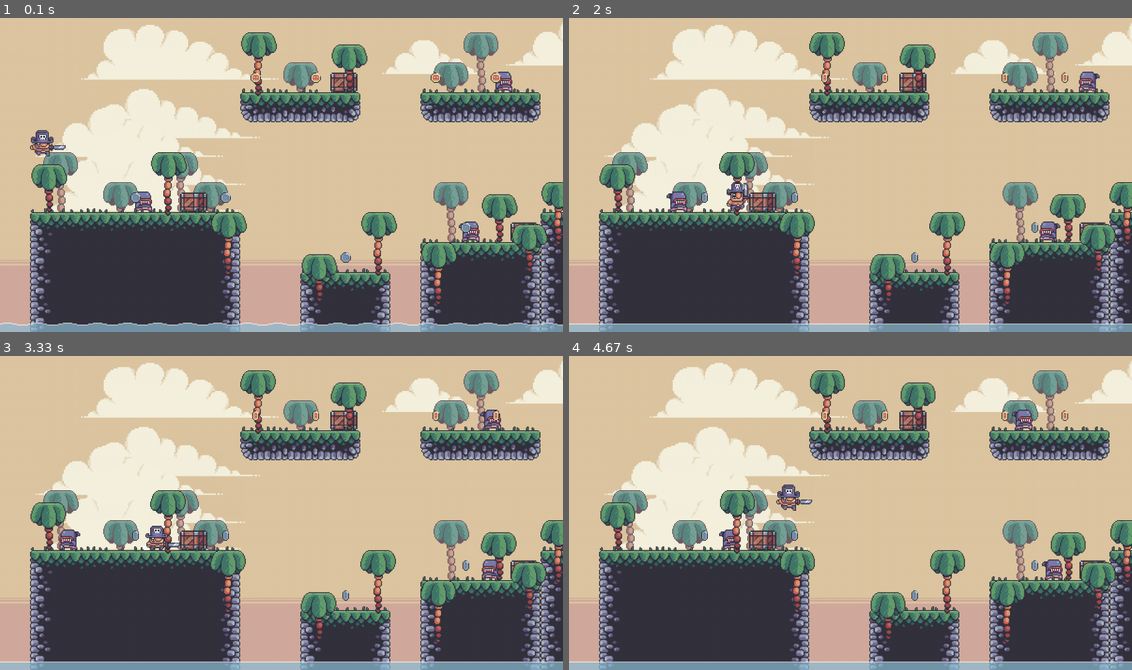
Above: before the commit, frames 1-4 (two rows, left to right).
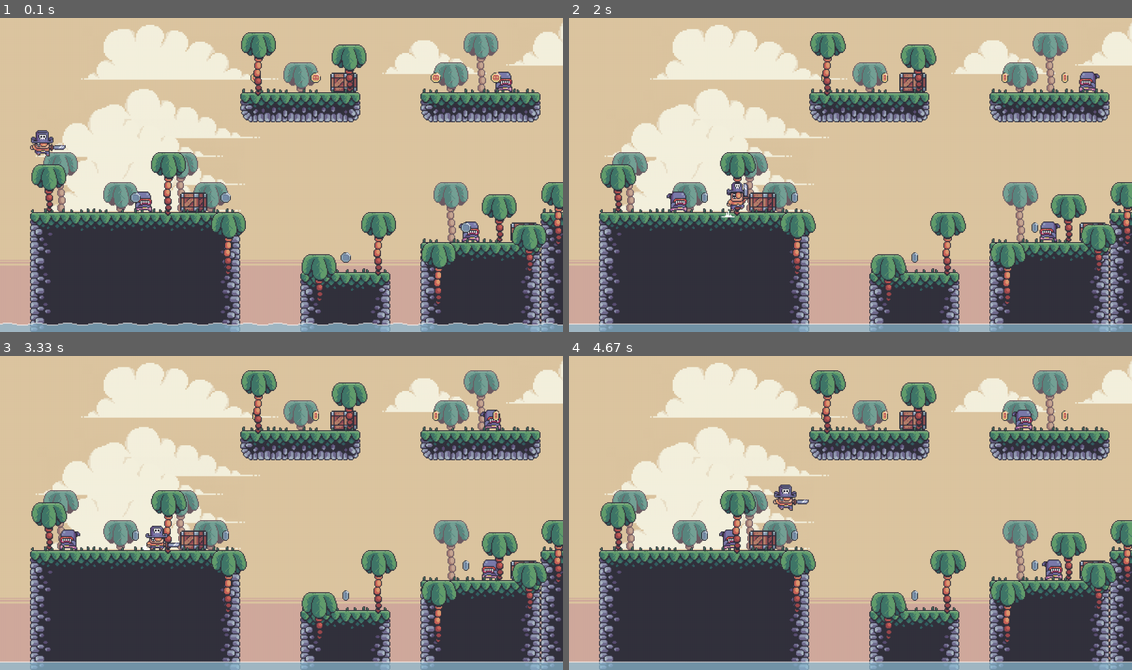
Above: after the commit, the same moments.

Repository: danieldemedziuk/pygame_mario
Game: pygame game, started from code/main.py
The game is run twice, just before and just after one commit, with the same random seed, the same clock (stepped at 60 frames per second) and the same inputs.
Inputs:
- Up to frame 1 (0.1 s): no input
- Up to frame 2 (2 s): hold Right 0.33-0.8 s; hold Right 0.83-1.3 s; tap Space at 0.9, 1.2, 1.4, 1.7, 1.97 s; hold Right 1.33-1.87 s; hold Right from 1.9 s (still down)
- Up to frame 3 (3.33 s): tap Space at 2.27, 2.4, 2.7, 3.07 s; release Right at 2.3 s; hold Right 2.33-2.97 s; hold Right from 3 s (still down)
- Up to frame 4 (4.67 s): tap Space at 3.37, 3.57, 3.87, 4.07, 4.37, 4.57 s; release Right at 3.47 s; hold Right 3.5-3.97 s; hold Right 4-4.47 s; hold Right from 4.5 s (still down)

The runs differ from the first frame. In frame 1, 0.7% of the frame differs, in the area x 5-100%, y 7-84%; in frame 2, 0.7%; in frame 3, 0.6%; in frame 4, 1.0%.

Commit message:
added player - repair fg palms

Diff:
--- a/code/decoration.py
+++ b/code/decoration.py
@@ -1,5 +1,5 @@
+from settings import vertical_tile_number, tile_size, screen_width
 import pygame
-from settings import vertical_tile_number, tile_size, screen_width
 from tiles import AnimatedTile, StaticTile
 from support import import_folder
 from random import choice, randint
@@ -32,7 +32,7 @@
     def __init__(self, top, level_width):
         water_start = -screen_width
         water_tile_width = 192
-        tile_x_amount = int((level_width + screen_width) / water_tile_width)
+        tile_x_amount = int((level_width + screen_width * 2) / water_tile_width)
         self.water_sprites = pygame.sprite.Group()
 
         for tile in range(tile_x_amount):
--- a/code/level.py
+++ b/code/level.py
@@ -1,6 +1,6 @@
 import pygame
 from support import import_csv_layout, import_cut_graphics
-from settings import tile_size, screen_width, screen_height
+from settings import tile_size, screen_height, screen_width
 from tiles import Tile, StaticTile, Crate, Coin, Palm
 from enemy import Enemy
 from decoration import Sky, Water, Clouds
@@ -13,6 +13,7 @@
         # general setup
         self.display_surface = surface
         self.world_shift = 0
+        self.current_x = None
 
         # player
         player_layout = import_csv_layout(level_data['player'])
@@ -22,6 +23,7 @@
 
         # dust
         self.dust_sprite = pygame.sprite.GroupSingle()
+        self.player_on_ground = False
 
         # terrain setup
         terrain_layout = import_csv_layout(level_data['terrain'])
@@ -31,7 +33,7 @@
         grass_layout = import_csv_layout(level_data['grass'])
         self.grass_sprites = self.create_tile_group(grass_layout, 'grass')
 
-        # creates
+        # crates
         crate_layout = import_csv_layout(level_data['crates'])
         self.crate_sprites = self.create_tile_group(crate_layout, 'crates')
 
@@ -53,7 +55,7 @@
 
         # constraint
         constraint_layout = import_csv_layout(level_data['constraints'])
-        self.constraint_sprites = self.create_tile_group(constraint_layout, 'constraints')
+        self.constraint_sprites = self.create_tile_group(constraint_layout, 'constraint')
 
         # decoration
         self.sky = Sky(8)
@@ -66,7 +68,7 @@
 
         for row_index, row in enumerate(layout):
             for col_index, val in enumerate(row):
-                if val != "-1":
+                if val != '-1':
                     x = col_index * tile_size
                     y = row_index * tile_size
 
@@ -84,16 +86,12 @@
                         sprite = Crate(tile_size, x, y)
 
                     if type == 'coins':
-                        if val == '0':
-                            sprite = Coin(tile_size, x, y, '../graphics/coins/gold')
-                        if val == '1':
-                            sprite = Coin(tile_size, x, y, '../graphics/coins/silver')
+                        if val == '0': sprite = Coin(tile_size, x, y, '../graphics/coins/gold')
+                        if val == '1': sprite = Coin(tile_size, x, y, '../graphics/coins/silver')
 
                     if type == 'fg palms':
-                        if val == '0':
-                            sprite = Palm(tile_size, x, y, '../graphics/terrain/palm_small', 38)
-                        if val == '1':
-                            sprite = Palm(tile_size, x, y, '../graphics/terrain/palm_large', 64)
+                        if val == '0': sprite = Palm(tile_size, x, y, '../graphics/terrain/palm_small', 38)
+                        if val == '1': sprite = Palm(tile_size, x, y, '../graphics/terrain/palm_large', 64)
 
                     if type == 'bg palms':
                         sprite = Palm(tile_size, x, y, '../graphics/terrain/palm_bg', 64)
@@ -101,7 +99,7 @@
                     if type == 'enemies':
                         sprite = Enemy(tile_size, x, y)
 
-                    if type == 'constraints':
+                    if type == 'constraint':
                         sprite = Tile(tile_size, x, y)
 
                     sprite_group.add(sprite)
@@ -113,7 +111,7 @@
             for col_index, val in enumerate(row):
                 x = col_index * tile_size
                 y = row_index * tile_size
-                if val == "0":
+                if val == '0':
                     sprite = Player((x, y), self.display_surface, self.create_jump_particles)
                     self.player.add(sprite)
                 if val == '1':
@@ -148,6 +146,7 @@
                     player.rect.right = sprite.rect.left
                     player.on_right = True
                     self.current_x = player.rect.right
+
         if player.on_left and (player.rect.left < self.current_x or player.direction.x >= 0):
             player.on_left = False
         if player.on_right and (player.rect.right > self.current_x or player.direction.x <= 0):
@@ -171,11 +170,41 @@
 
         if player.on_ground and player.direction.y < 0 or player.direction.y > 1:
             player.on_ground = False
-        if player.on_ceiling and player.direction.y > 0:
+        if player.on_ceiling and player.direction.y > 0.1:
             player.on_ceiling = False
 
+    def scroll_x(self):
+        player = self.player.sprite
+        player_x = player.rect.centerx
+        direction_x = player.direction.x
+
+        if player_x < screen_width / 4 and direction_x < 0:
+            self.world_shift = 8
+            player.speed = 0
+        elif player_x > screen_width - (screen_width / 4) and direction_x > 0:
+            self.world_shift = -8
+            player.speed = 0
+        else:
+            self.world_shift = 0
+            player.speed = 8
+
+    def get_player_on_ground(self):
+        if self.player.sprite.on_ground:
+            self.player_on_ground = True
+        else:
+            self.player_on_ground = False
+
+    def create_landing_dust(self):
+        if not self.player_on_ground and self.player.sprite.on_ground and not self.dust_sprite.sprites():
+            if self.player.sprite.facing_right:
+                offset = pygame.math.Vector2(10, 15)
+            else:
+                offset = pygame.math.Vector2(-10, 15)
+            fall_dust_particle = ParticleEffect(self.player.sprite.rect.midbottom - offset, 'land')
+            self.dust_sprite.add(fall_dust_particle)
+
     def run(self):
-        # run the entire game /level
+        # run the entire game / level
 
         # sky
         self.sky.draw(self.display_surface)
@@ -203,22 +232,27 @@
         self.grass_sprites.update(self.world_shift)
         self.grass_sprites.draw(self.display_surface)
 
+        # coins
+        self.coin_sprites.update(self.world_shift)
+        self.coin_sprites.draw(self.display_surface)
+
         # foreground palms
         self.fg_palm_sprites.update(self.world_shift)
         self.fg_palm_sprites.draw(self.display_surface)
 
-        # foreground palms
-        self.fg_palm_sprites.update(self.world_shift)
-        self.fg_palm_sprites.draw(self.display_surface)
-
-        # coins
-        self.coin_sprites.update(self.world_shift)
-        self.coin_sprites.draw(self.display_surface)
-
-        # player
+        # dust particles
+        self.dust_sprite.update(self.world_shift)
+        self.dust_sprite.draw(self.display_surface)
+
+        # player sprites
         self.player.update()
         self.horizontal_movement_collision()
+
+        self.get_player_on_ground()
         self.vertical_movement_collision()
+        self.create_landing_dust()
+
+        self.scroll_x()
         self.player.draw(self.display_surface)
         self.goal.update(self.world_shift)
         self.goal.draw(self.display_surface)
